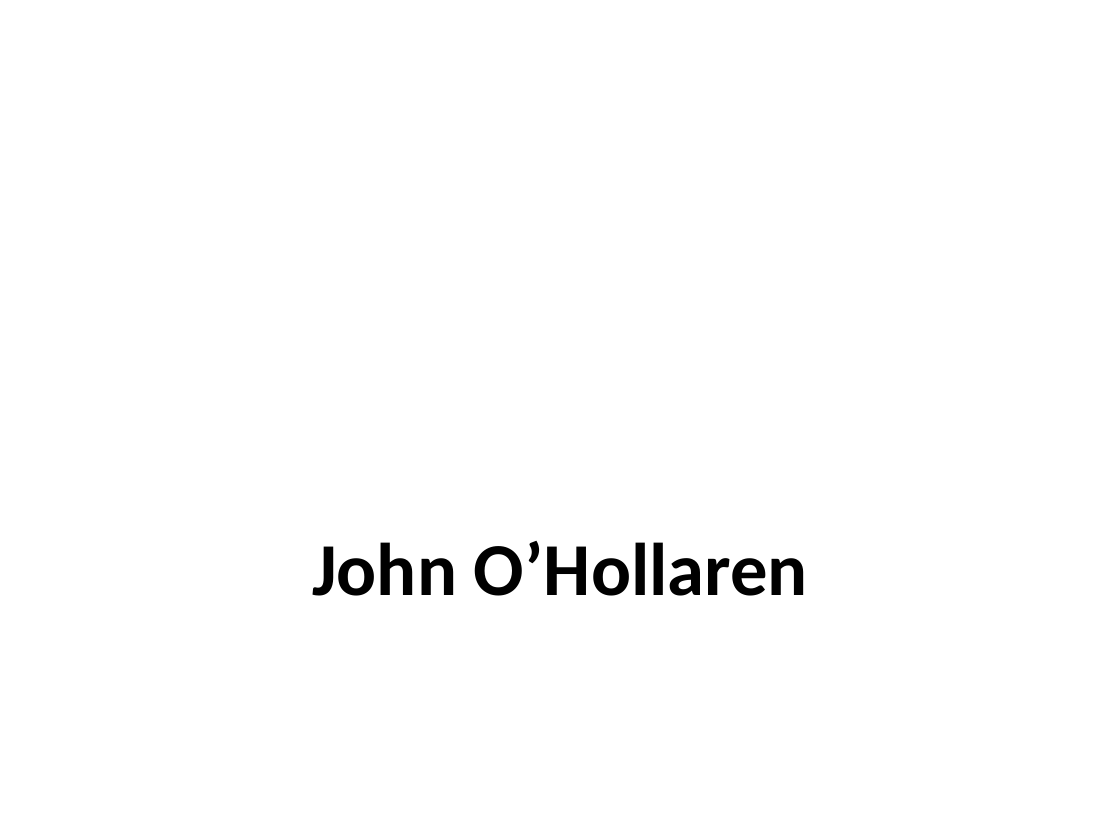
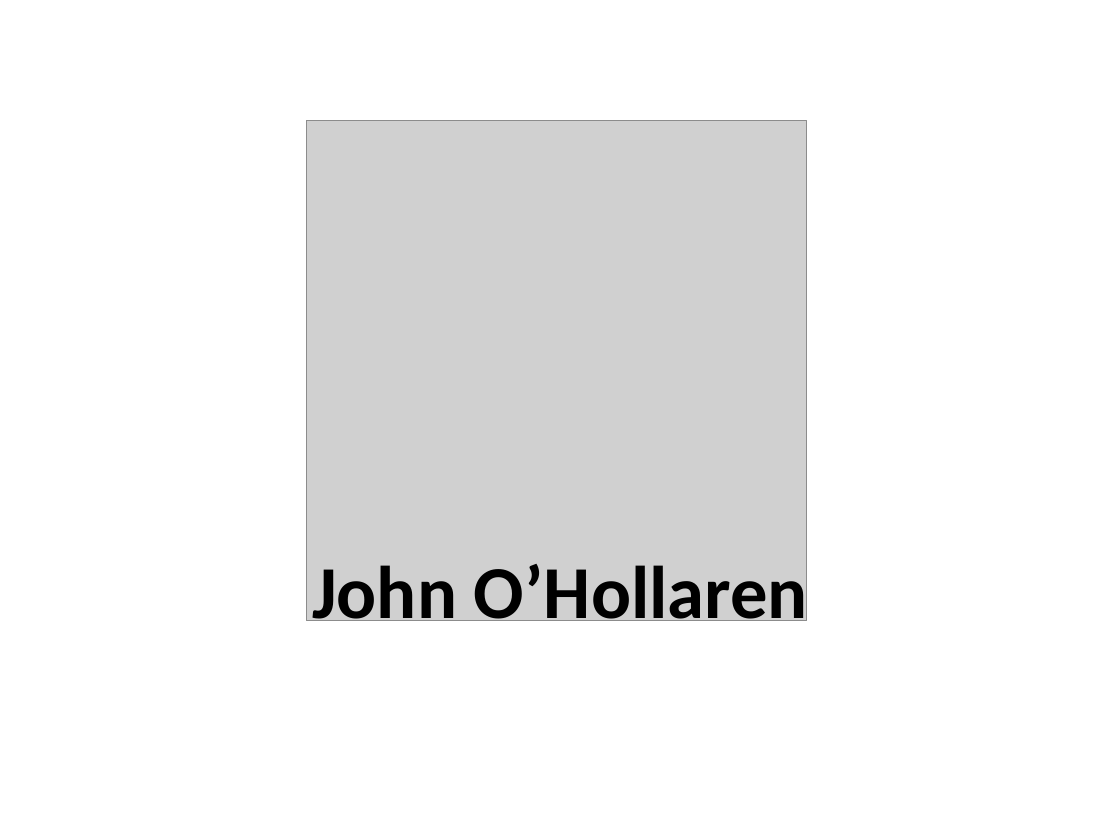
Before and after one commit to ominux/ece532, a slide deck: slide 1 of project/april_11/john.pptx. Drawn at 1120x840 pixels with LibreOffice and Linux fonts; fonts in the diff are those of the drawing; grey boxes stand for pictures; background and template pictures are left out. Boxes give left, top, right and bottom in pixels: in the first picture for what was removed or moved away, otherwise in the second. Text is boxed around its words. In the diff, an @@ line names an element or a change of style, - is before the commit and + after.

Commit message:
updates

```diff
--- a/project/april_11/john.pptx
+++ b/project/april_11/john.pptx
@@ picture added at [306,120,806,620] @@
@@ text "John O’Hollaren" rewrapped from [312,541,808,596] to [312,556,808,635] @@
```
Also in this commit, not shown: 4 slides added, 7 slides removed.
